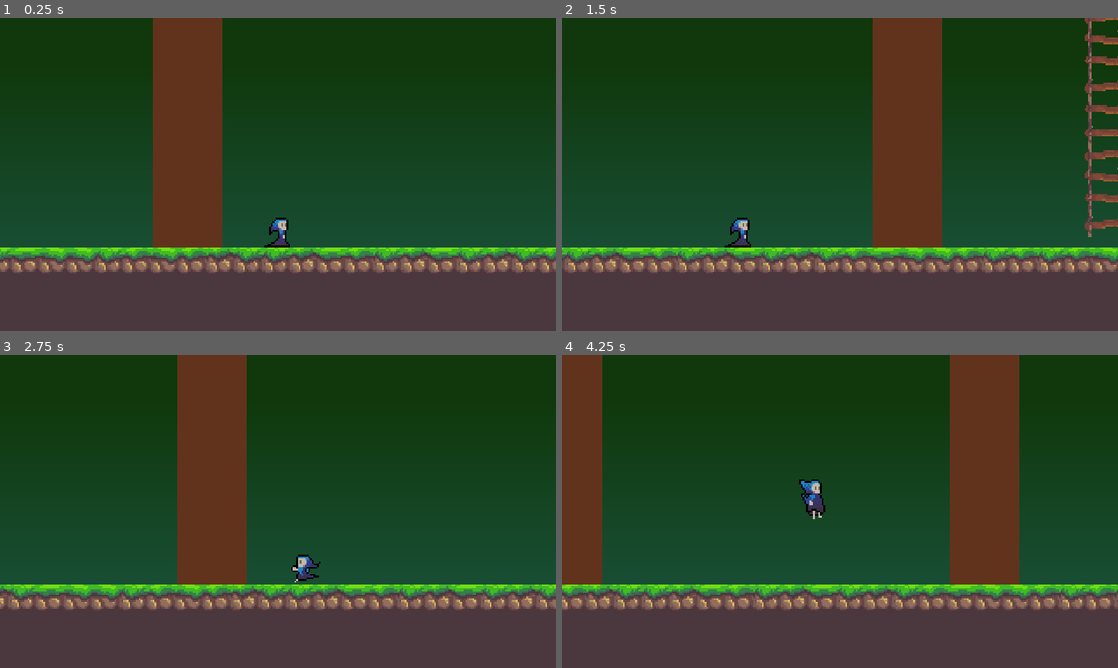
Above: before the commit, frames 1-4 (two rows, left to right).
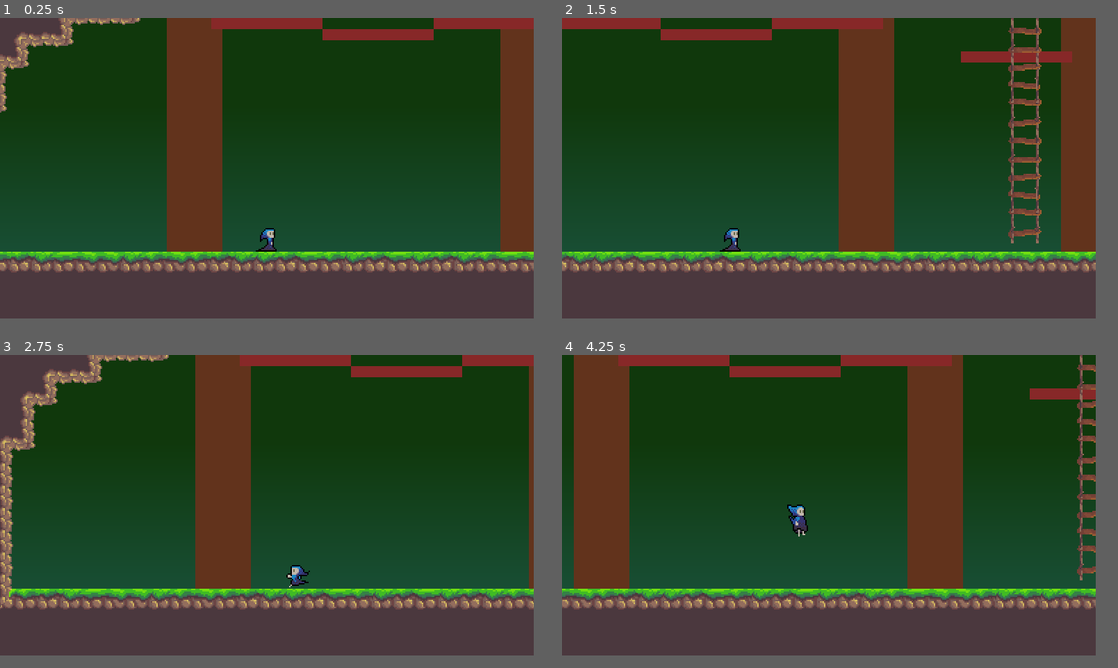
Above: after the commit, the same moments.

Repository: icherevatyi/GrimEdvard
Game: Godot game, scene res://src/components/Levels/Forest/Forest.tscn
Same seed, same stepped clock (60 frames per second), same inputs: the game is played once before the commit and once after it.
Inputs (mouse positions are in pixels of both pictures, inside the frame that each line leads up to):
- Up to frame 1 (0.25 s): no input
- Up to frame 2 (1.5 s): tap Enter (ui_accept) at 0.5 s; move the mouse to (962, 158) at 0.52 s; hold Right (ui_right) 0.53-1.25 s; click (962, 158) at 0.67 s; tap Space (jump) at 0.77 s; drag from (728, 190) to (812, 237) at 1.27 s
- Up to frame 3 (2.75 s): move the mouse to (333, 442) at 2.02 s; hold Left (ui_left) from 2.03 s (still down)
- Up to frame 4 (4.25 s): release Left (ui_left) at 2.75 s; drag from (812, 574) to (673, 464) at 2.77 s; move the mouse to (1006, 558) at 3.52 s; hold Right (ui_right) from 3.53 s (still down); tap Space (jump) at 3.77 s
The window is 800x450 before the commit and 768x432 after it. Grey fills any space a smaller window leaves; there, only what the larger window draws over its background counts as a difference.

The runs differ from the first frame. In frame 1, 19% of the frame differs, in the area x 0-100%, y 0-82%; in frame 2, 29%; in frame 3, 19%; in frame 4, 31%.

Commit message:
updated resolution and sky elements position

Diff:
--- a/project.godot
+++ b/project.godot
@@ -36,10 +36,8 @@
 
 [display]
 
-window/size/width=640
-window/size/height=360
-window/size/test_width=1280
-window/size/test_height=720
+window/size/width=768
+window/size/height=432
 window/stretch/mode="2d"
 window/stretch/aspect="keep"
 
--- a/src/components/Levels/Brownville/Brownville.tscn
+++ b/src/components/Levels/Brownville/Brownville.tscn
@@ -29,7 +29,7 @@
 
 [sub_resource type="ParticlesMaterial" id=5]
 emission_shape = 2
-emission_box_extents = Vector3( 640, 360, 1 )
+emission_box_extents = Vector3( 768, 432, 1 )
 flag_disable_z = true
 spread = 61.36
 gravity = Vector3( 0, 0, 0 )
@@ -54,7 +54,7 @@
 
 [sub_resource type="ParticlesMaterial" id=10]
 emission_shape = 2
-emission_box_extents = Vector3( 640, 360, 1 )
+emission_box_extents = Vector3( 768, 432, 1 )
 flag_disable_z = true
 gravity = Vector3( 0, 0, 0 )
 angular_velocity = 9.12132
@@ -102,7 +102,7 @@
 region = Rect2( 405, 54, 53, 9 )
 
 [sub_resource type="Gradient" id=20]
-offsets = PoolRealArray( 0, 0.427152, 0.728477, 0.781457 )
+offsets = PoolRealArray( 0, 0.533113, 0.728477, 0.781457 )
 colors = PoolColorArray( 0, 0, 0, 1, 0.0696564, 0.0889391, 0.214844, 1, 0.037262, 0.289063, 0.259555, 1, 0.0151062, 0.0234375, 0.0203132, 1 )
 
 [sub_resource type="GradientTexture" id=21]
@@ -240,7 +240,6 @@
 script = ExtResource( 1 )
 
 [node name="Background" type="Node2D" parent="."]
-editor/display_folded = true
 
 [node name="Clouds" type="ParallaxBackground" parent="Background"]
 offset = Vector2( 0, 70 )
@@ -251,60 +250,60 @@
 position = Vector2( 640, 0 )
 
 [node name="Particles2D" type="Particles2D" parent="Background/Clouds/Stars"]
-amount = 160
+amount = 200
 lifetime = 50.0
 preprocess = 40.0
 process_material = SubResource( 5 )
 
 [node name="Particles2D2" type="Particles2D" parent="Background/Clouds/Stars"]
-amount = 160
+amount = 200
 lifetime = 80.0
 preprocess = 70.0
 process_material = SubResource( 10 )
 
 [node name="Moon" type="Sprite" parent="Background/Clouds"]
 modulate = Color( 0.886275, 0.890196, 0.890196, 1 )
-position = Vector2( 785.667, 0.373291 )
+position = Vector2( 1212.33, 107.04 )
 z_index = -2
 z_as_relative = false
 texture = SubResource( 11 )
 
-[node name="ParallaxLayer" type="ParallaxLayer" parent="Background/Clouds"]
+[node name="Clouds" type="ParallaxLayer" parent="Background/Clouds"]
 editor/display_folded = true
 modulate = Color( 0.156863, 0.0745098, 0.235294, 1 )
 position = Vector2( 0, -13.3333 )
 motion_scale = Vector2( 0.2, 1 )
 motion_mirroring = Vector2( 1200, 0 )
 
-[node name="Sprite" type="Sprite" parent="Background/Clouds/ParallaxLayer"]
+[node name="Sprite" type="Sprite" parent="Background/Clouds/Clouds"]
 position = Vector2( 244.334, 131.066 )
 texture = SubResource( 12 )
 
-[node name="Sprite2" type="Sprite" parent="Background/Clouds/ParallaxLayer"]
+[node name="Sprite2" type="Sprite" parent="Background/Clouds/Clouds"]
 position = Vector2( 551.167, 131.733 )
 texture = SubResource( 13 )
 
-[node name="Sprite3" type="Sprite" parent="Background/Clouds/ParallaxLayer"]
+[node name="Sprite3" type="Sprite" parent="Background/Clouds/Clouds"]
 position = Vector2( 756.667, 118.833 )
 texture = SubResource( 14 )
 
-[node name="Sprite4" type="Sprite" parent="Background/Clouds/ParallaxLayer"]
+[node name="Sprite4" type="Sprite" parent="Background/Clouds/Clouds"]
 position = Vector2( 411.833, 112.567 )
 texture = SubResource( 15 )
 
-[node name="Sprite5" type="Sprite" parent="Background/Clouds/ParallaxLayer"]
+[node name="Sprite5" type="Sprite" parent="Background/Clouds/Clouds"]
 position = Vector2( 891.834, 100.833 )
 texture = SubResource( 16 )
 
-[node name="Sprite6" type="Sprite" parent="Background/Clouds/ParallaxLayer"]
+[node name="Sprite6" type="Sprite" parent="Background/Clouds/Clouds"]
 position = Vector2( 977.167, 110.333 )
 texture = SubResource( 17 )
 
-[node name="Sprite7" type="Sprite" parent="Background/Clouds/ParallaxLayer"]
+[node name="Sprite7" type="Sprite" parent="Background/Clouds/Clouds"]
 position = Vector2( 898.168, 137 )
 texture = SubResource( 18 )
 
-[node name="Sprite8" type="Sprite" parent="Background/Clouds/ParallaxLayer"]
+[node name="Sprite8" type="Sprite" parent="Background/Clouds/Clouds"]
 position = Vector2( 1148.67, 112.567 )
 texture = SubResource( 19 )
 
@@ -339,7 +338,7 @@
 [node name="Sprite" type="Sprite" parent="CanvasLayer"]
 position = Vector2( 1312, -2.47383e-010 )
 rotation = 1.57079
-scale = Vector2( 0.149443, 1330.56 )
+scale = Vector2( 0.216826, 1330.56 )
 texture = SubResource( 21 )
 centered = false
 
Binary file changed: src/assets/img/Background/NightForest/night_sky.png
